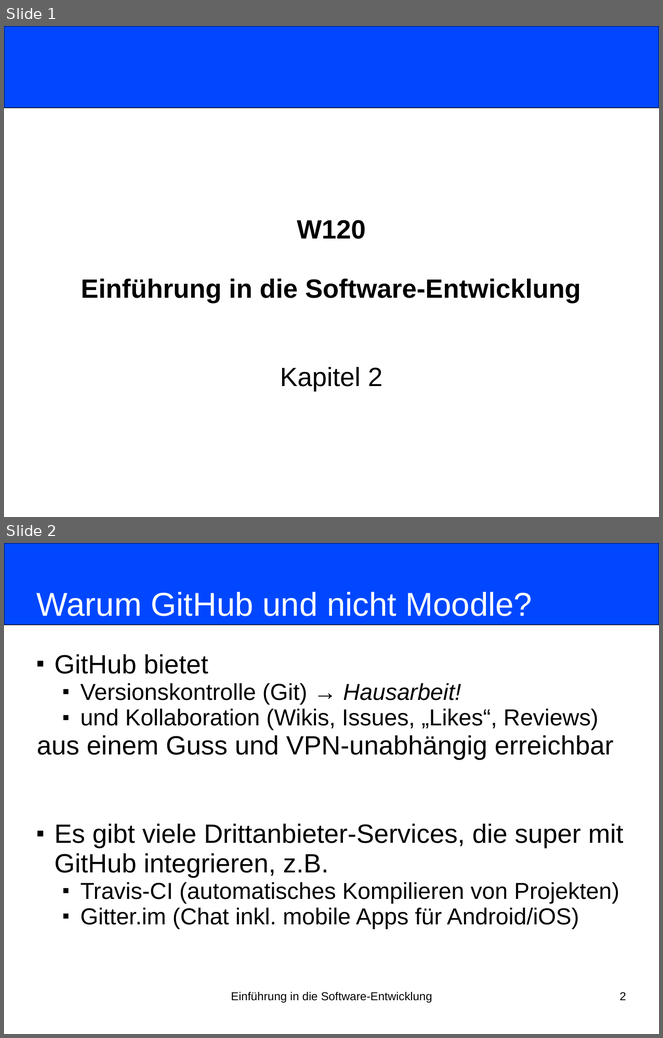
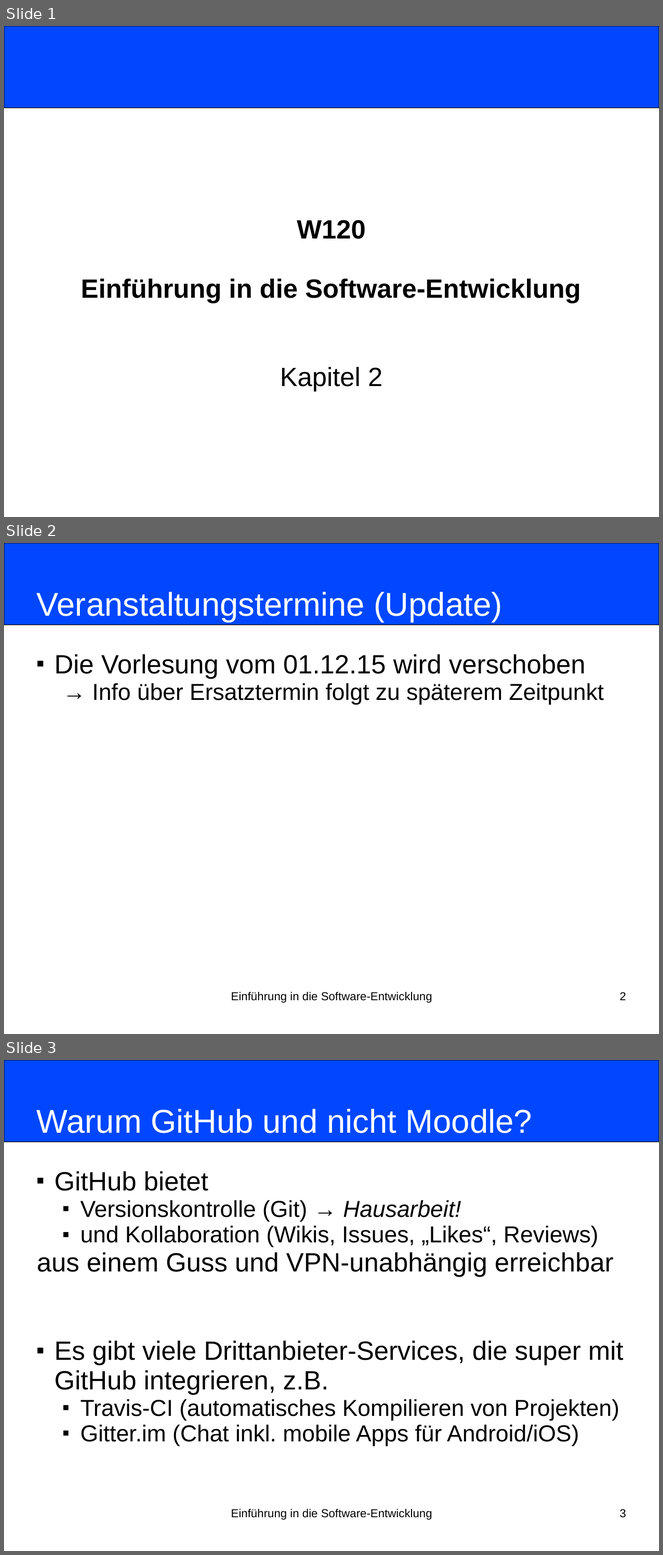
Before and after one commit to nordakademie-einfuehrung-java/vorlesungsskript, a slide deck: folien/Semester_03_Termin_02_Kapitel02.ppt. Shown one above the other, each under a label of ours: slides 1 and 2 before the commit, slides 1, 2 and 3 after it. The pictures are 663x1038 and 663x1555 pixels, drawn with LibreOffice and Linux fonts; fonts in the diff are those of the drawing. Boxes give left, top, right and bottom in pixels: in the first picture for what was removed or moved away, otherwise in the second. Text is boxed around its words. In the diff, an @@ line names an element or a change of style, - is before the commit and + after.

Commit message:
added moved lecture

```diff
--- a/folien/Semester_03_Termin_02_Kapitel02.ppt
+++ b/folien/Semester_03_Termin_02_Kapitel02.ppt
@@ slide 2 added at bbox=[4, 543, 659, 1034], background #FFFFFF @@
@@ rounded rectangle added at bbox=[4, 543, 659, 625], fill #0047FF, outline #000000 0.74 pt @@
@@ title added at bbox=[37, 592, 503, 622], 40 pt, text #FFFFFF @@
+Veranstaltungstermine (Update)
@@ subtitle added at bbox=[54, 654, 604, 705], 28 pt, text #000000 @@
+■ Die Vorlesung vom 01.12.15 wird verschoben
+  → Info über Ersatztermin folgt zu späterem Zeitpunkt
@@ text added at bbox=[231, 992, 432, 1003], 14 pt, text #000000 @@
+Einführung in die Software-Entwicklung
@@ page number added at bbox=[620, 992, 626, 1001], 14 pt, text #000000 @@
+2
@@ what was slide 2 is now slide 3 @@
@@ page number at bbox=[620, 1509, 626, 1518]: text changed @@
-2
+3
```
